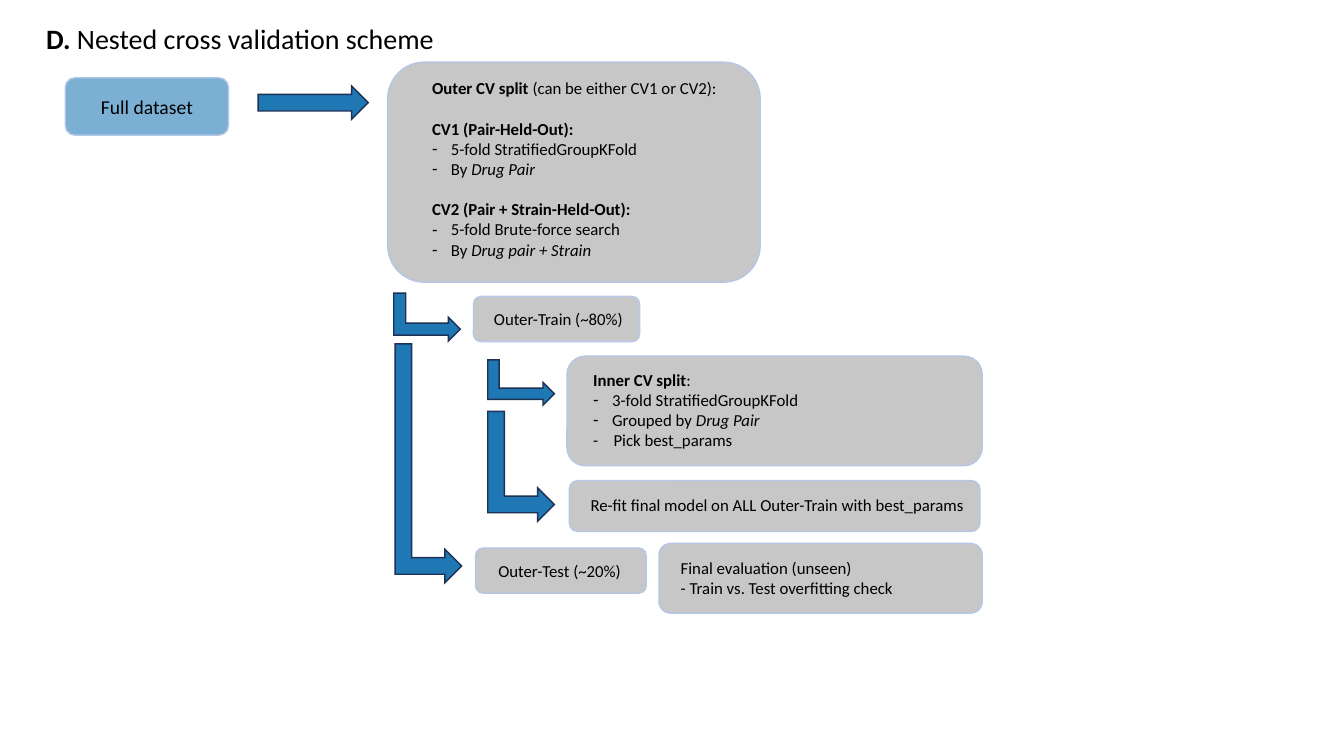
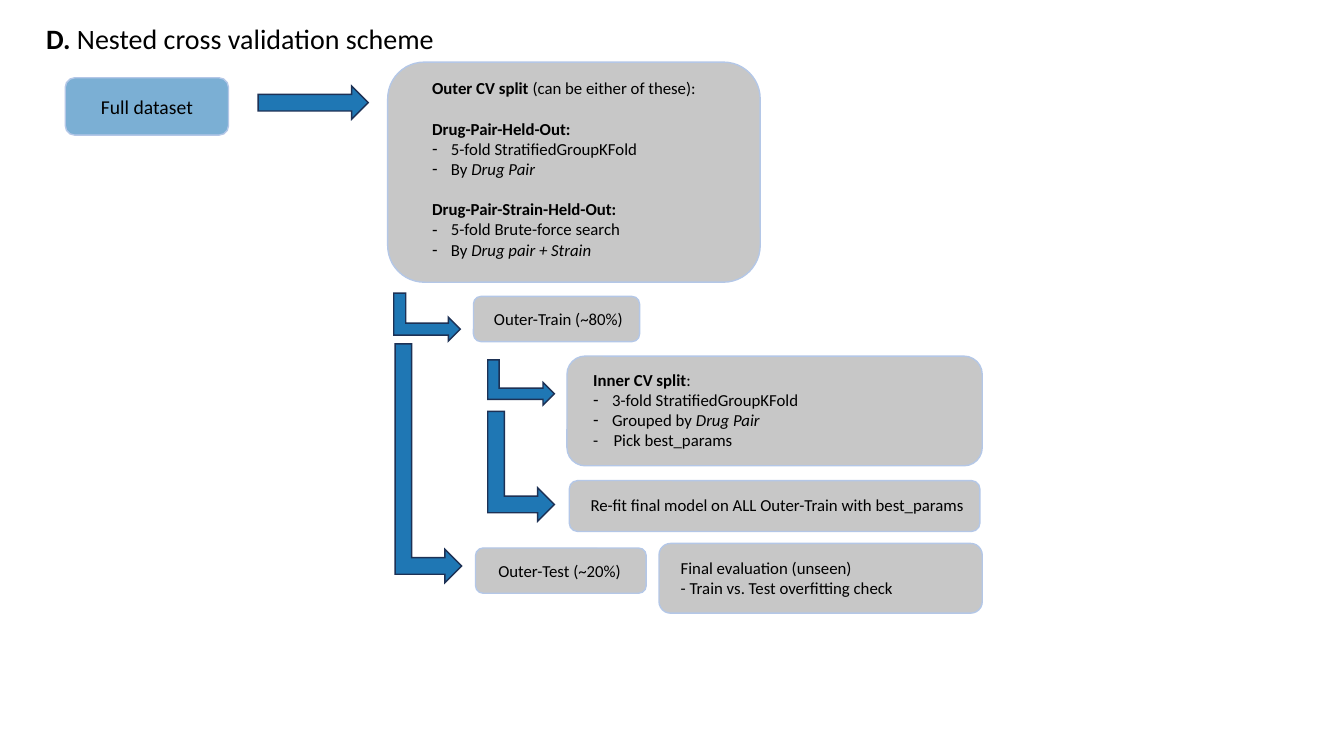
Before and after one commit to hannayousefabadi/HALO, a slide deck: slide 1 of figure_pipeline/fig2_cv_comparison/fig2_panels/fig2_panelD.pptx. Drawn at 1344x756 pixels with LibreOffice and Linux fonts; fonts in the diff are those of the drawing. Boxes give left, top, right and bottom in pixels: in the first picture for what was removed or moved away, otherwise in the second. Text is boxed around its words. In the diff, an @@ line names an element or a change of style, - is before the commit and + after.

```diff
--- a/figure_pipeline/fig2_cv_comparison/fig2_panels/fig2_panelD.pptx
+++ b/figure_pipeline/fig2_cv_comparison/fig2_panels/fig2_panelD.pptx
@@ text at (432,82,695,138): text changed @@
-Outer CV split (can be either CV1 or CV2):
-CV1 (Pair-Held-Out):
+Outer CV split (can be either of these):
+Drug-Pair-Held-Out:
@@ text at (432,203,616,218): text changed @@
-CV2 (Pair + Strain-Held-Out):
+Drug-Pair-Strain-Held-Out:
```
Also in this commit, not shown: 23 other files.
